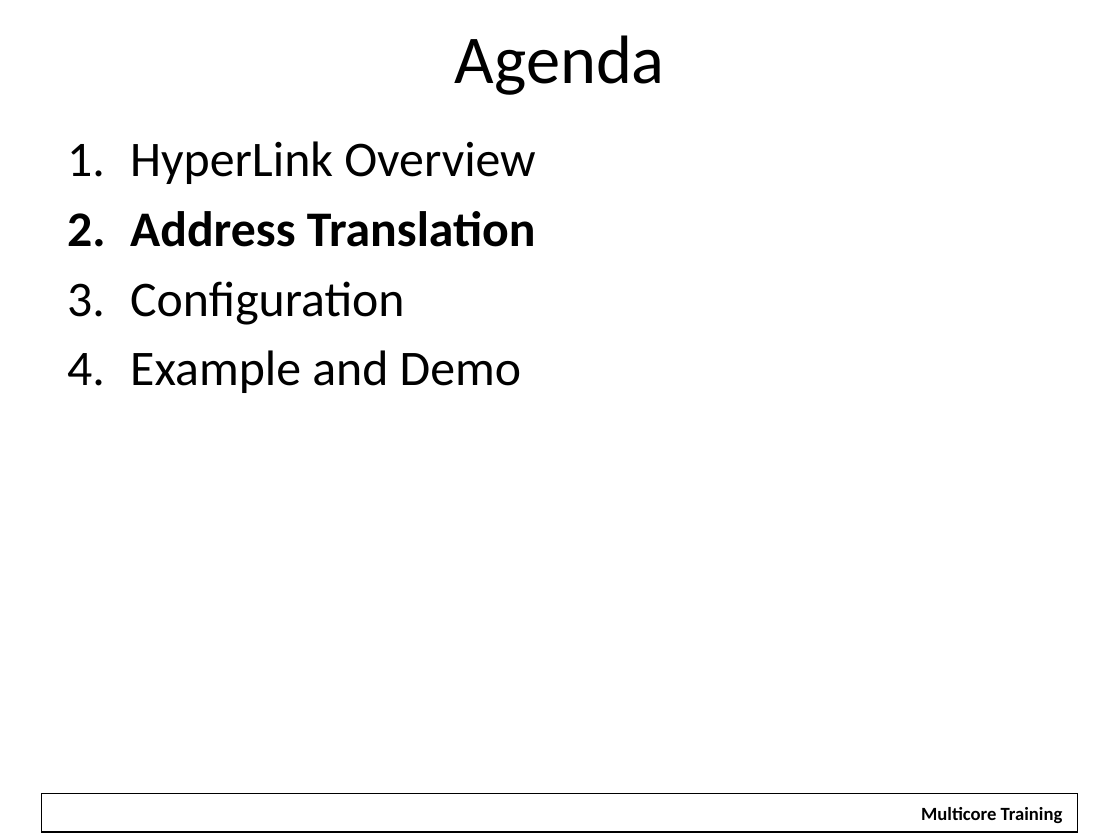
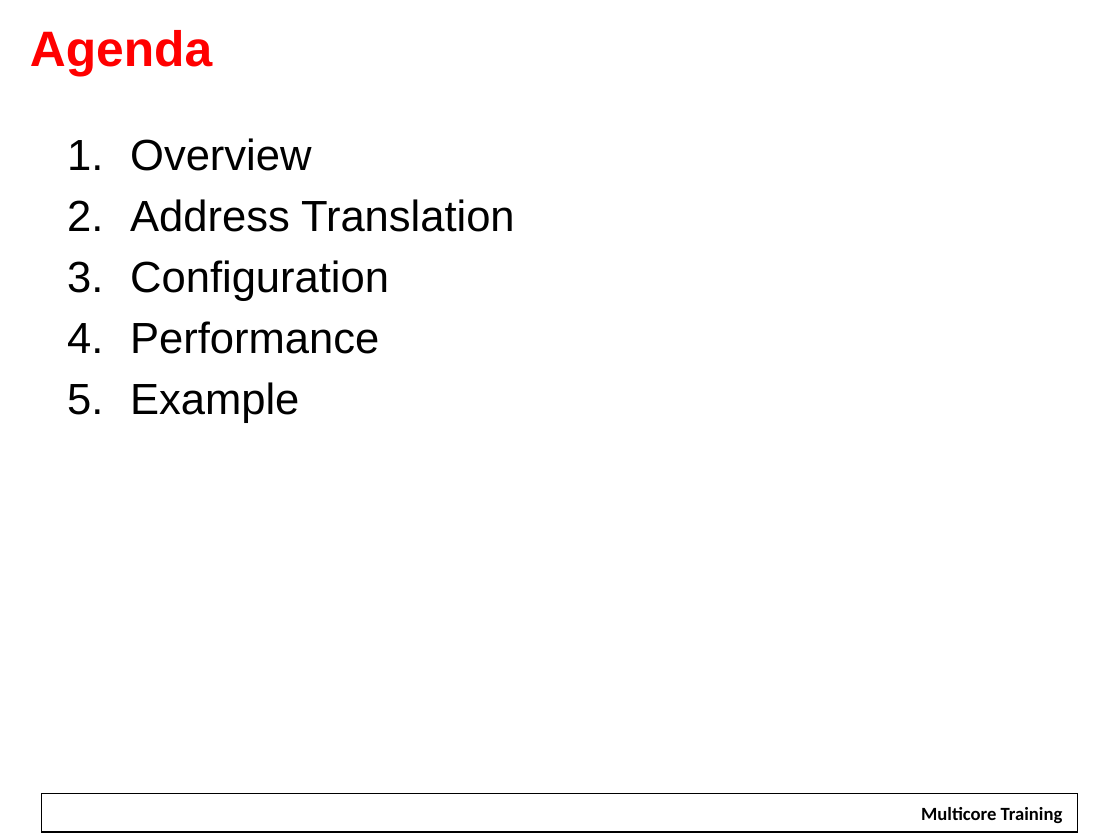
Before and after one commit to hari1989/keystone-workshop, a slide deck: slide 40 of slides/Intro to Hyperlink.pptx (slide 14 before the commit). Drawn at 1120x840 pixels with LibreOffice and Linux fonts; fonts in the diff are those of the drawing; background and template pictures are left out. Boxes give left, top, right and bottom in pixels: in the first picture for what was removed or moved away, otherwise in the second. Text is boxed around its words. In the diff, an @@ line names an element or a change of style, - is before the commit and + after.

```diff
--- a/slides/Intro to Hyperlink.pptx
+++ b/slides/Intro to Hyperlink.pptx
@@ title "Agenda": place and size @@
-title "Agenda" at (455,35,665,95)
+title "Agenda" at (30,30,212,77)
@@ title "Agenda" at (30,30,212,77): size 44 to 32 pt, font Calibri to Arial, text colour #000000 to #FF0000, bold on; alignment centre to left @@
@@ text at (130,138,311,171): text changed; size 32 to 28 pt; font Calibri to Arial @@
-1. HyperLink Overview
+1. Overview
@@ text at (130,199,515,301): size 32 to 28 pt, font Calibri to Arial in "Address Translation", "Configuration"; bold off in "Address Translation" @@
@@ text at (130,321,379,423): text changed; size 32 to 28 pt; font Calibri to Arial @@
-4. Example and Demo
+4. Performance
+5. Example
```
Also in this commit, not shown: 23 other slides changed, 40 slides added, 23 slides removed, 1 other file.
